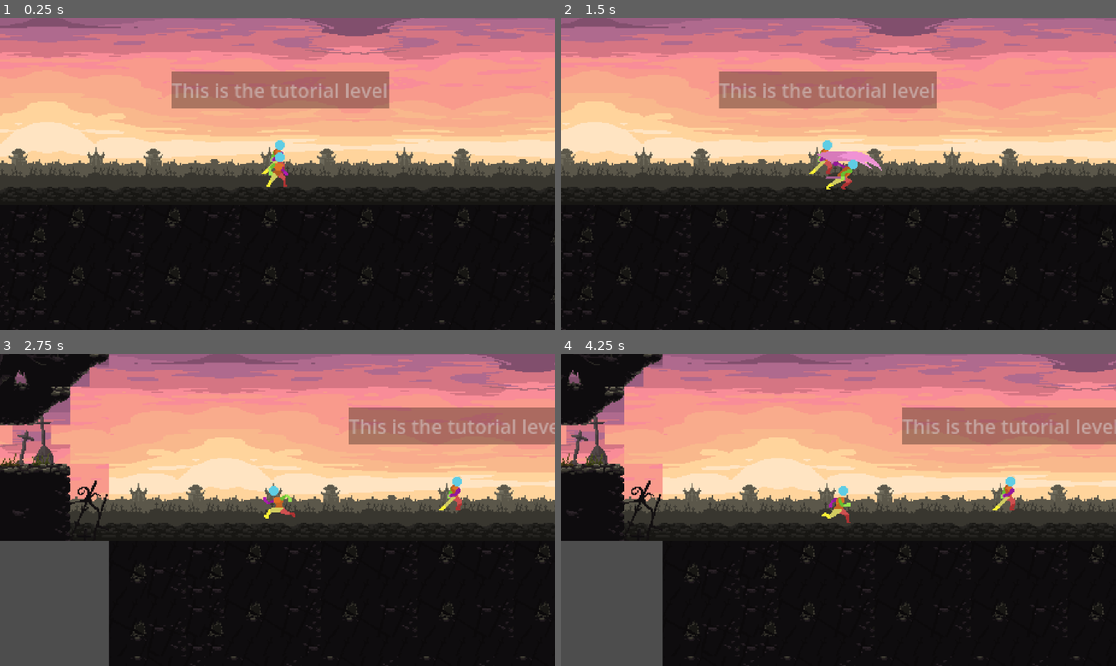
Above: before the commit, frames 1-4 (two rows, left to right).
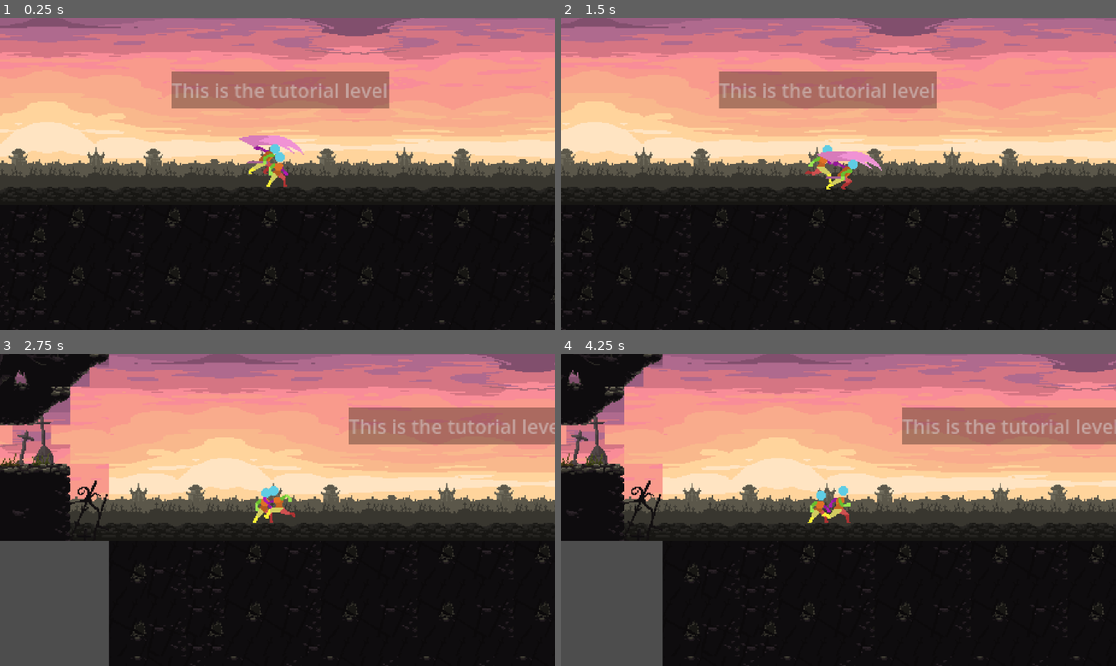
Above: after the commit, the same moments.

Repository: KubaPlay/godotsoulovka
Game: Godot game, scene res://scenes/scene_tutorial.tscn
The game is run twice, just before and just after one commit, with the same random seed, the same clock (stepped at 60 frames per second) and the same inputs.
Inputs:
- Up to frame 1 (0.25 s): no input
- Up to frame 2 (1.5 s): hold D (move_right) from 0.53 s (still down); tap K (attack) at 0.6, 1.35 s; tap Space (jump) at 0.77 s
- Up to frame 3 (2.75 s): tap Space (jump) at 1.52 s; release D (move_right) at 2.03 s; hold A (move_left) from 2.03 s (still down); tap Shift (dodge) at 2.1 s; tap K (attack) at 2.3 s
- Up to frame 4 (4.25 s): release A (move_left) at 2.78 s; hold D (move_right) from 2.78 s (still down); tap K (attack) at 2.85, 3.6 s; tap Space (jump) at 3.02, 3.77 s

The runs differ from the first frame. In frame 1, 0.6% of the frame differs, in the area x 43-55%, y 37-51%; in frame 2, 0.2%; in frame 3, 0.4%; in frame 4, 0.4%.
Error before the commit: Parse Error: Cannot find member "IDLEs" in base "enemy.gd.State". (res://assets/enemy.gd:232)

Commit message:
fix

Diff:
--- a/firstgame/assets/enemy.gd
+++ b/firstgame/assets/enemy.gd
@@ -229,7 +229,7 @@
 		elif player_in_detection_range and player:
 			current_state = State.CHASING
 		else:
-			current_state = State.IDLEs
+			current_state = State.IDLE
 			player = null # Pokud není v žádném dosahu, zapomeň na něj
 
 
--- a/firstgame/scenes/player_health_bar.gd
+++ b/firstgame/scenes/player_health_bar.gd
@@ -18,11 +18,17 @@
 
 	var player = player_nodes[0] # Get the first player found
 
+	# Ensure 'player' is a valid Node before proceeding
+	if not is_instance_valid(player):
+		printerr("PlayerHealthBar: Player node found in group 'player_character' is not valid!")
+		return
+
 	# Connect to the player's health_updated signal
-	if player.is_connected("health_updated", Callable(self, "_on_player_health_updated")) == false:
+	# Simplified the connection check
+	if not player.is_connected("health_updated", Callable(self, "_on_player_health_updated")):
 		var error_code = player.connect("health_updated", Callable(self, "_on_player_health_updated"))
 		if error_code != OK:
-			printerr("PlayerHealthBar: Failed to connect to player's health_updated signal. Error: ", error_code)
+			printerr("PlayerHealthBar: Failed to connect to player's health_updated signal. Error: ", error_code, " (Is 'player' the correct node and does it have this signal?)")
 		else:
 			print("PlayerHealthBar: Connected to player's health_updated signal.")
 
@@ -31,9 +37,20 @@
 	if player.has_method("get_current_health") and player.has_method("get_max_health"):
 		max_value = player.get_max_health()
 		value = player.get_current_health()
-	elif player.current_health != null and player.max_health != null : # If direct access to vars is okay
-		max_value = player.max_health
-		value = player.current_health
+		print("PlayerHealthBar: Initialized using get_current_health()/get_max_health().")
+	# Changed condition to safely check for property existence on 'player'
+	elif "current_health" in player and "max_health" in player:
+		# Ensure the properties are not null before trying to use them,
+		# though 'in' check often suffices if properties are guaranteed to be non-null when they exist.
+		if player.current_health != null and player.max_health != null:
+			max_value = player.max_health
+			value = player.current_health
+			print("PlayerHealthBar: Initialized using direct access to current_health/max_health properties.")
+		else:
+			printerr("PlayerHealthBar: Player node has current_health/max_health properties, but they are null. Health bar not initialized.")
+	else:
+		# This message will now appear if neither methods nor direct properties are found
+		printerr("PlayerHealthBar: Player node in group 'player_character' does not have 'get_current_health'/'get_max_health' methods nor 'current_health'/'max_health' properties for initial setup. Health bar will update on first signal.")
 
 
 # This function is called when the player's health_updated signal is emitted
